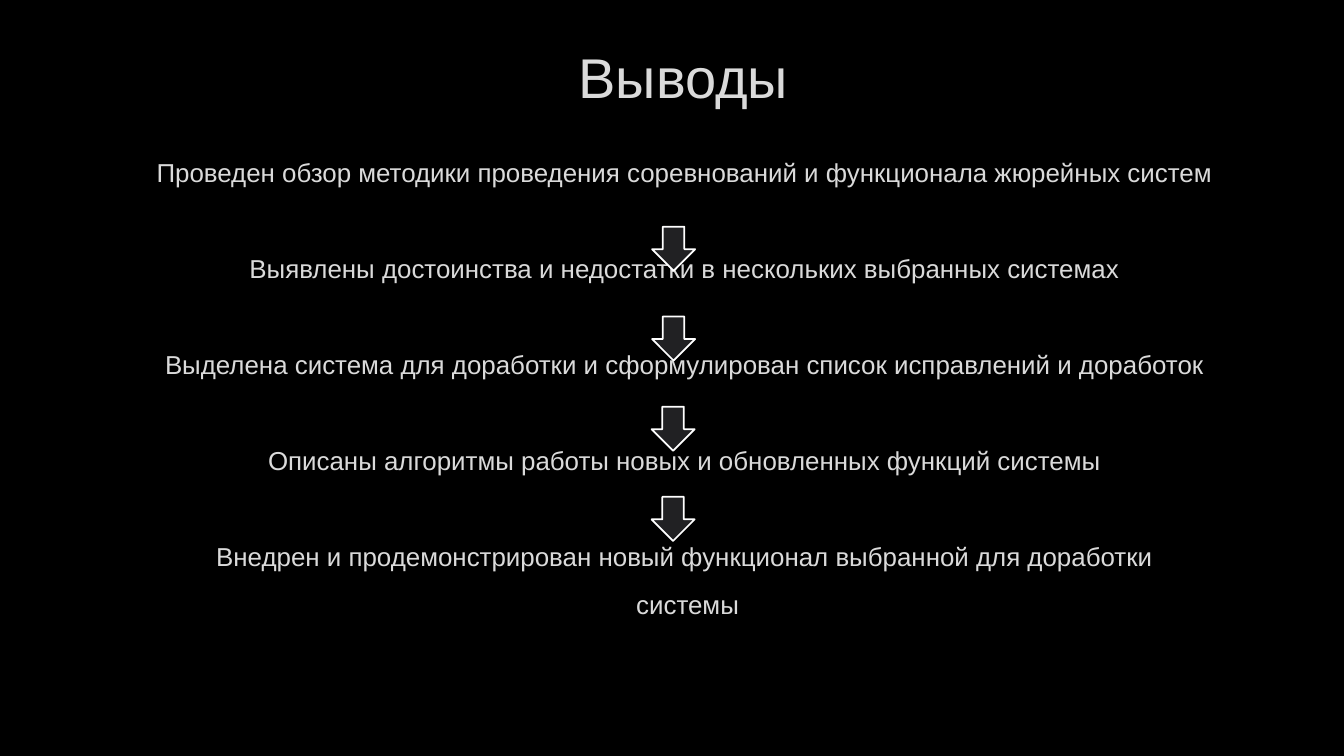
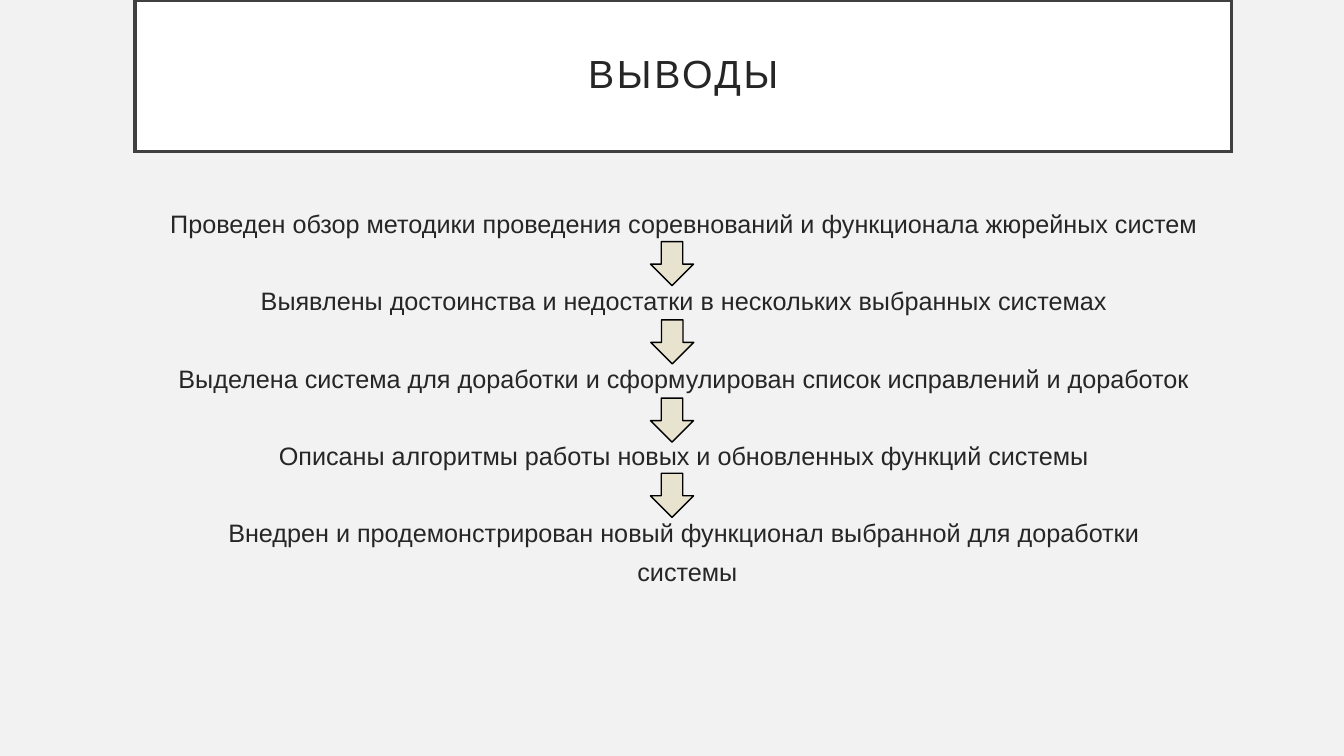
Before and after one commit to PolMarzia/diplom, a slide deck: slide 15 of Prez.pptx. Drawn at 1344x756 pixels with LibreOffice and Linux fonts; fonts in the diff are those of the drawing; background and template pictures are left out. Boxes give left, top, right and bottom in pixels: in the first picture for what was removed or moved away, otherwise in the second. Text is boxed around its words. In the diff, an @@ line names an element or a change of style, - is before the commit and + after.

```diff
--- a/Prez.pptx
+++ b/Prez.pptx
@@ background picture (left out) to #F2F2F2 @@
@@ title "ВЫВОДЫ": place and size @@
-title "ВЫВОДЫ" at <box>579,59,788,108</box>
+title "ВЫВОДЫ" at <box>135,1,1232,152</box>
@@ title "ВЫВОДЫ" at <box>135,1,1232,152</box>: fill none to #FFFFFF; outline none to #404040 2.5 pt @@
@@ title at <box>588,60,778,96</box>: text changed; size 40 to 28 pt; text colour #DADADA to #262626 @@
-Выводы
+ВЫВОДЫ
@@ text "Проведен обзор методики проведения соревнований ...": place and size @@
-text "Проведен обзор методики проведения соревнований ..." at <box>157,162,1211,615</box>
+text "Проведен обзор методики проведения соревнований ..." at <box>170,214,1197,582</box>
@@ text "Проведен обзор методики проведения соревнований ..." at <box>170,214,1197,582</box>: size 18.5 to 18 pt, text colour #DADADA to #262626, letter outline #404040 0.75 pt to none; less space between paragraphs @@
@@ down arrow: place and size @@
-down arrow at <box>652,227,696,271</box>
+down arrow at <box>650,242,694,286</box>
@@ down arrow: place and size @@
-down arrow at <box>651,406,695,451</box>
+down arrow at <box>650,398,694,443</box>
@@ fill #212123 to #E8E3CE; outline #FFFFFF 1.25 pt to #000000 1 pt in 4 elements at <box>651,320,695,364</box>, <box>650,398,694,443</box>, <box>650,242,694,286</box>, <box>650,473,694,517</box> @@
@@ down arrow: place and size @@
-down arrow at <box>651,497,695,541</box>
+down arrow at <box>650,473,694,517</box>
```
Also in this commit, not shown: 15 other slides changed, 2 other files.
